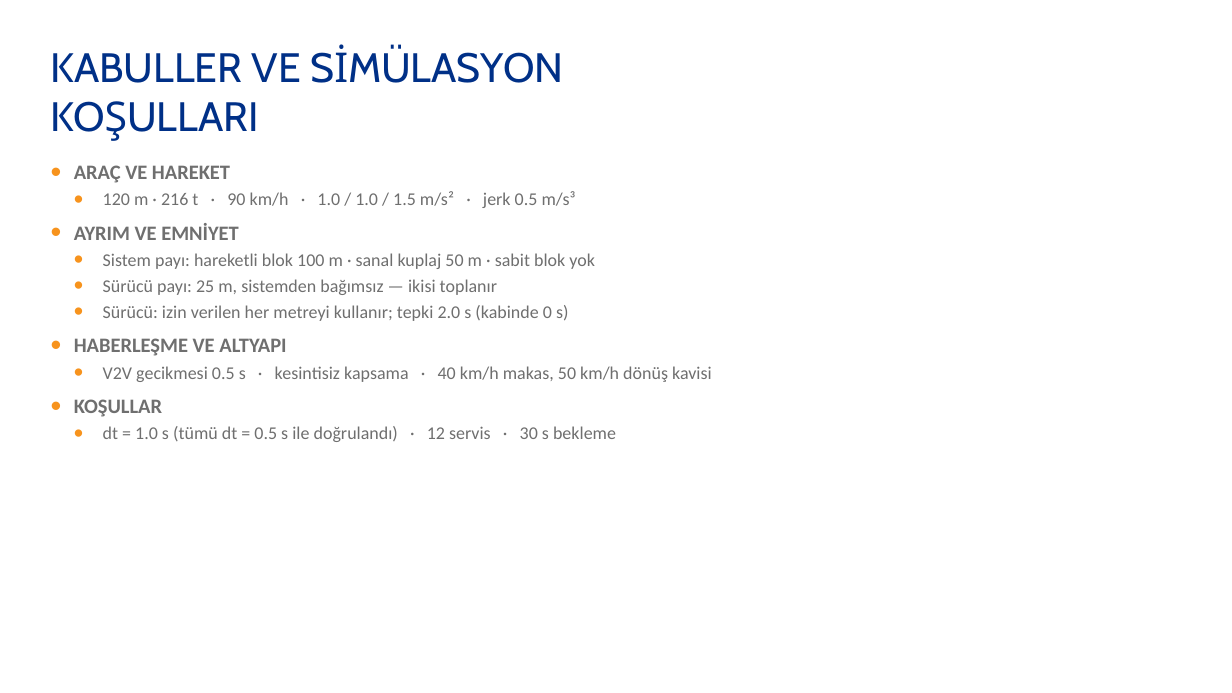
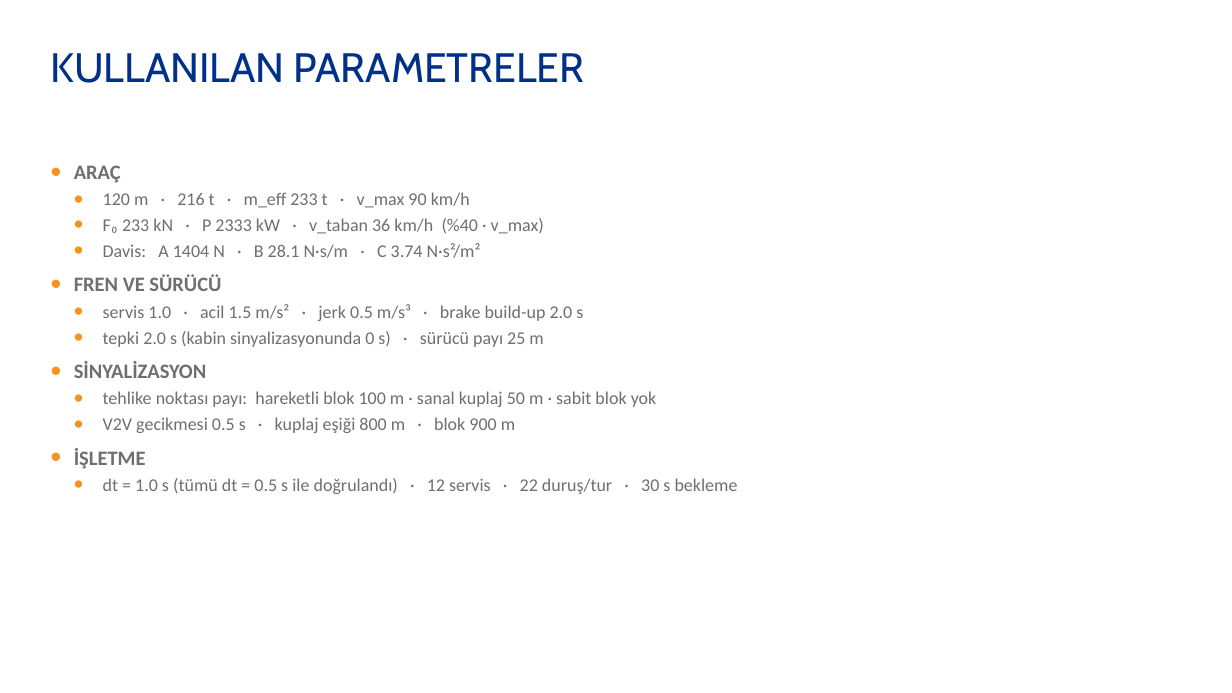
Before and after one commit to alican12alicanexe-alt/asil1, a slide deck: slide 9 of presentation/deck/ASELSAN-Sunum-v3.pptx. Drawn at 1232x693 pixels with LibreOffice and Linux fonts; fonts in the diff are those of the drawing; background and template pictures are left out. Boxes give left, top, right and bottom in pixels: in the first picture for what was removed or moved away, otherwise in the second. Text is boxed around its words. In the diff, an @@ line names an element or a change of style, - is before the commit and + after.

```diff
--- a/presentation/deck/ASELSAN-Sunum-v3.pptx
+++ b/presentation/deck/ASELSAN-Sunum-v3.pptx
@@ title at [50,53,585,83]: text changed @@
-KABULLER VE SİMÜLASYON KOŞULLARI
+KULLANILAN PARAMETRELER
@@ text at [74,165,738,494]: text changed @@
-• ARAÇ VE HAREKET
-  • 120 m · 216 t · 90 km/h · 1.0 / 1.0 / 1.5 m/s² · jerk 0.5 m/s³
-• AYRIM VE EMNİYET
-  • Sistem payı: hareketli blok 100 m · sanal kuplaj 50 m · sabit blok yok
-  • Sürücü payı: 25 m, sistemden bağımsız — ikisi toplanır
-  • Sürücü: izin verilen her metreyi kullanır; tepki 2.0 s (kabinde 0 s)
-• HABERLEŞME VE ALTYAPI
-  • V2V gecikmesi 0.5 s · kesintisiz kapsama · 40 km/h makas, 50 km/h dönüş kavisi
-• KOŞULLAR
-  • dt = 1.0 s (tümü dt = 0.5 s ile doğrulandı) · 12 servis · 30 s bekleme
+• ARAÇ
+  • 120 m · 216 t · m_eff 233 t · v_max 90 km/h
+  • F₀ 233 kN · P 2333 kW · v_taban 36 km/h (%40 · v_max)
+  • Davis: A 1404 N · B 28.1 N·s/m · C 3.74 N·s²/m²
+• FREN VE SÜRÜCÜ
+  • servis 1.0 · acil 1.5 m/s² · jerk 0.5 m/s³ · brake build-up 2.0 s
+  • tepki 2.0 s (kabin sinyalizasyonunda 0 s) · sürücü payı 25 m
+• SİNYALİZASYON
+  • tehlike noktası payı: hareketli blok 100 m · sanal kuplaj 50 m · sabit blok yok
+  • V2V gecikmesi 0.5 s · kuplaj eşiği 800 m · blok 900 m
+• İŞLETME
+  • dt = 1.0 s (tümü dt = 0.5 s ile doğrulandı) · 12 servis · 22 duruş/tur · 30 s bekleme
```
Also in this commit, not shown: 3 other slides changed, 3 slides added, 1 slide removed, 47 other files.
